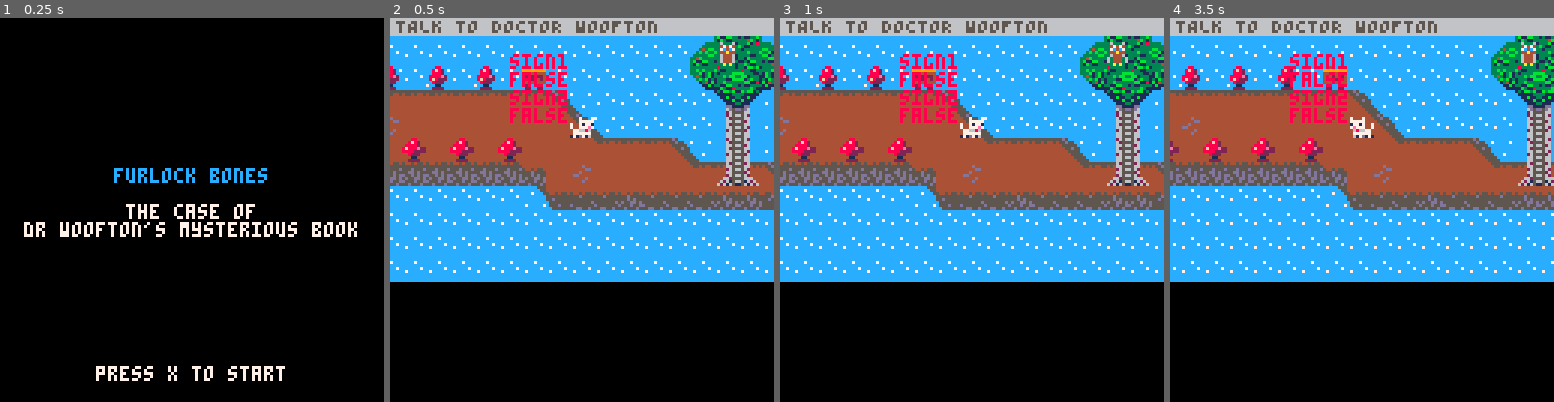
Above: before the commit, frames 1-4 (left to right).
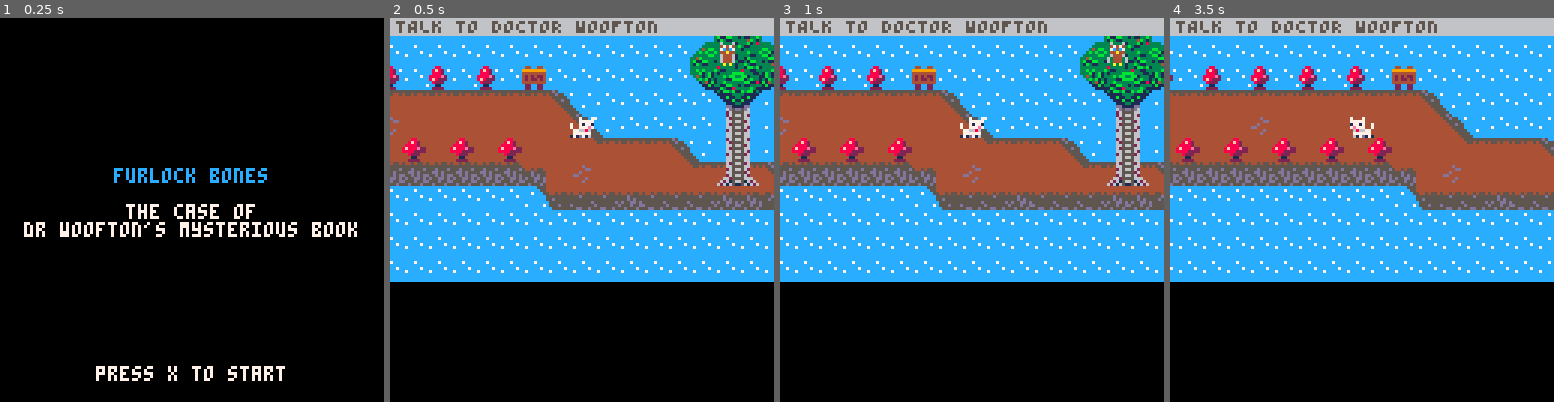
Above: after the commit, the same moments.

Repository: Mackeriah/FurlockBones-game
Game: PICO-8 cartridge furlock bones.p8
Same seed, same stepped clock (60 frames per second), same inputs: the game is played once before the commit and once after it.
Inputs:
- Up to frame 1 (0.25 s): no input
- Up to frame 2 (0.5 s): tap X (X key) at 0.33 s
- Up to frame 3 (1 s): tap O (Z key) at 0.7 s
- Up to frame 4 (3.5 s): tap X (X key) at 1.07, 1.85, 2.97 s; hold Right 1.6-2.1 s; tap O (Z key) every 0.4 s from 1.7 to 3.3 s; hold Up 2.15-2.42 s; hold Right 2.47-3.03 s; hold Left from 3.08 s (still down)

Frame 1 is identical in both runs. In frame 2, 1.1% of the frame differs, in the area x 31-47%, y 9-28%; in frame 3, 1.1%; in frame 4, 20%, in the area x 0-100%, y 4-67%.

Commit message:
fixed sign collision bugs

Diff:
--- a/furlock bones.p8
+++ b/furlock bones.p8
@@ -10,20 +10,6 @@
 CONTROL +K +1 = fold at level 1
 U, D, L, R, O, and X are the buttons (up, down, left, right, o-button, x-button)
 CTRL + X deletes a line of code!
-
-** thinking for sign collision
-
-1. I already have a true/false flag working AFAIK
-2. the issue is that the collision function sets the conversation state to ready (I think) but that means the
-   conversdation function can never move to the next step (level1, owl2, sign1 etc)
-3. so I think the collision needs to only run if the conversation state(?) is not active and if there is a collision
-   it should set to active, meaning the collision won't run anymore
-4. this needs to be only if they press X to talk/read though
-5. then the conversation system needs to deactivate once it's done, so that the collision then runs and displays
-   "press x to talk/read"
-
-this may well be what I already tried of course but I don't recall moving logic into conversation system
-
 
 --]]
 
@@ -39,8 +25,7 @@
 	create_player()
 	create_woofton()
 	create_owl()
-	create_sign1()
-	create_sign2()
+	create_signs()
 	init_conversation()
 	init_wordgame()
 	poke(0x5f5c, 255) -- this means a held button (btnp) only registers once
@@ -84,12 +69,7 @@
 	if activeGame == false then draw_menu() else draw_game() end
 	-- player.x-20,player.y-20,8
 	--print("convo: "..conversation_state,player.x-20,player.y-20,8)
-	print("sign1",player.x-20,player.y-20,8)
-	print(sign1.touch)
-	print("sign2")
-	print(sign2.touch)
-	--print(conversation.active)
-	--print("question: "..wordgame.selectedQuestion)
+	-- print("sign1",player.x-20,player.y-20,8)
 end
 
 function draw_menu()
@@ -583,9 +563,9 @@
 	player.direction = 1
 	player.velocity_x = 0
 	player.velocity_y = 0
-	player.max_x_speed = 1
-	player.max_y_speed = 1
-	player.acceleration = 0.2
+	player.max_x_speed = 2 -- 1
+	player.max_y_speed = 2 -- 1
+	player.acceleration = 0.5 -- 0.2
 	player.drag = 0.7 -- 1 = no slow down, 0 = instant halt
 	player.width = 7
 	player.height = 7
@@ -886,22 +866,15 @@
 	end
 end
 
-function create_sign1()
+function create_signs()
 	sign1={}
+	sign2={}
 	sign1.x = 308
 	sign1.y = 16
-	sign1.sprite = 20
-	sign1.touch = false
-	readingSign = false
-end
-
-function create_sign2()
-	sign2={}
 	sign2.x = 416
 	sign2.y = 16
+	sign1.sprite = 20
 	sign2.sprite = 19
-	sign2.touch = false
-	readingSign = false
 end
 
 function check_character_collision()
@@ -913,24 +886,21 @@
 function newsigncollision()
 	-- check if player touching sign1
 	if sign1.x +10 > player.x and sign1.x < player.x +10 and sign1.y +10 > player.y and sign1.y < player.y +10 then
-		sign1.touch = true
 		if conversation_state == "none" then
 			conversation_state = "ready"
 			conversation.character = "sign1"
 		end
-	else
-		sign1.touch = false
-	end
-
-	-- check if player touching sign2
-	if sign2.x +10 > player.x and sign2.x < player.x +10 and sign2.y +10 > player.y and sign2.y < player.y +10 then
-		sign2.touch = true
+	elseif sign2.x +10 > player.x and sign2.x < player.x +10 and sign2.y +10 > player.y and sign2.y < player.y +10 then
 		if conversation_state == "none" then
 			conversation_state = "ready"
 			conversation.character = "sign2"
 		end
 	else
-		sign2.touch = false
+		if conversation.character == 'sign1' or conversation.character == 'sign2' then
+			conversation_state = "none"
+			conversation.character = "nobody"
+			conversation.active = false
+		end
 	end
 end
 
